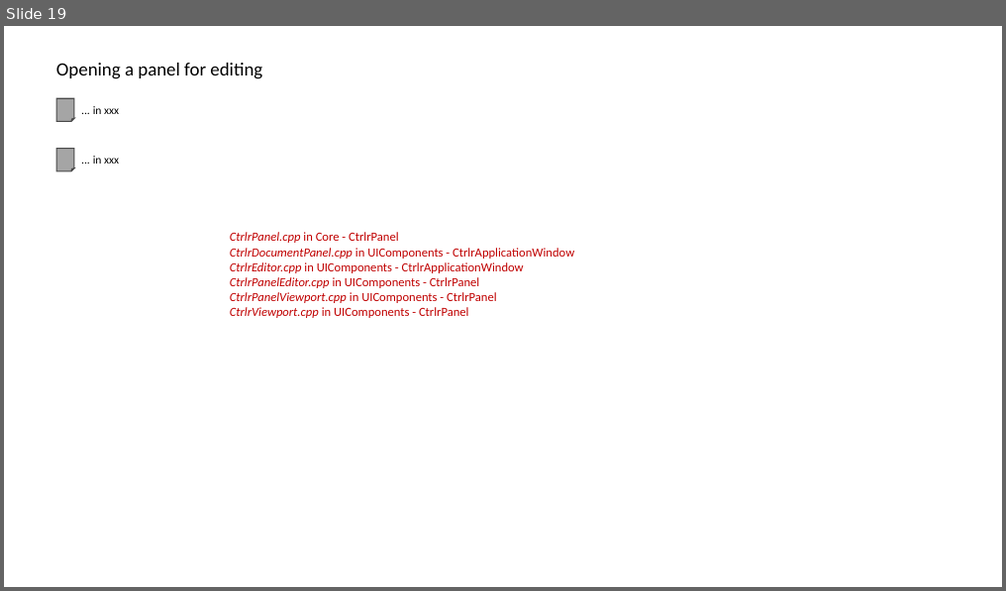
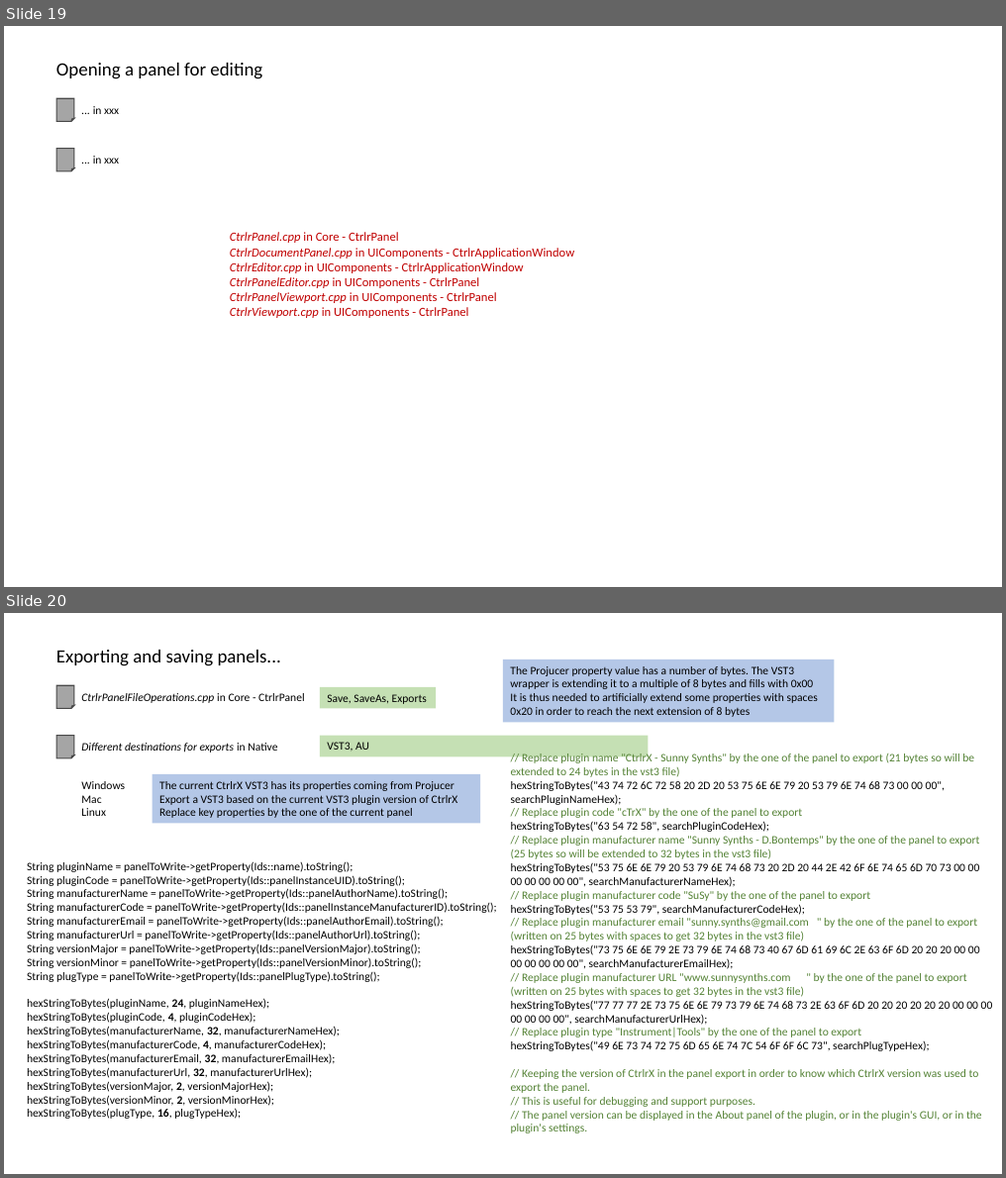
Before and after one commit to dobo365/CtrlrX-SunnySynths, a slide deck: Ctrlr structure.pptx. Shown one above the other, each under a label of ours: slide 19 before the commit, slides 19 and 20 after it. The pictures are 1006x591 and 1006x1178 pixels, drawn with LibreOffice and Linux fonts; fonts in the diff are those of the drawing. Boxes give left, top, right and bottom in pixels: in the first picture for what was removed or moved away, otherwise in the second. Text is boxed around its words. In the diff, an @@ line names an element or a change of style, - is before the commit and + after.

Commit message:
5.6.36.2A VST3 adaptations, Cancelled exports notifications
Dialog boxes for exports replaced by bottom notifications
Failed export messages shown when the user cancels the export replaced by Information notification
Adjusted VST3 export and overwriting with panel properties. Added author email and url
Removed isDirty flag on Panel Save As as a new file is created and the panelFilePath is replaced
Windows binaries

```diff
--- a/Ctrlr structure.pptx
+++ b/Ctrlr structure.pptx
@@ slide 20 added at box(4, 613, 1002, 1174), background #FFFFFF @@
@@ text added at box(56, 650, 281, 666), 18 pt, text #000000 @@
+Exporting and saving panels...
@@ rectangle added at box(503, 660, 835, 722), fill #B4C7E7, 11 pt, text #000000 @@
+The Projucer property value has a number of bytes. The VST3 wrapper is extending it to a multiple of 8 bytes and fills with 0x00
+It is thus needed to artificially extend some properties with spaces 0x20 in order to reach the next extension of 8 bytes
@@ folded corner added at box(56, 685, 73, 709), fill #A5A5A5, outline #484848 1 pt @@
@@ text added at box(81, 693, 305, 703), 11 pt, text #000000, italic @@
+CtrlrPanelFileOperations.cpp in Core - CtrlrPanel
@@ rectangle added at box(320, 687, 436, 709), fill #C5E0B4, 11 pt, text #000000 @@
+Save, SaveAs, Exports
@@ folded corner added at box(56, 736, 73, 759), fill #A5A5A5, outline #484848 1 pt @@
@@ text added at box(81, 743, 277, 753), 11 pt, text #000000, italic @@
+Different destinations for exports in Native
@@ rectangle added at box(320, 736, 648, 758), fill #C5E0B4, 11 pt, text #000000 @@
+VST3, AU
@@ text added at box(511, 752, 993, 1134), 11 pt, text #548235 @@
+// Replace plugin name "CtrlrX - Sunny Synths" by the one of the panel to export (21 bytes so will be extended to 24 bytes in the vst3 file)
+hexStringToBytes("43 74 72 6C 72 58 20 2D 20 53 75 6E 6E 79 20 53 79 6E 74 68 73 00 00 00", searchPluginNameHex);
+// Replace plugin code "cTrX" by the one of the panel to export
+hexStringToBytes("63 54 72 58", searchPluginCodeHex);
+// Replace plugin manufacturer name "Sunny Synths - D.Bontemps" by the one of the panel to export (25 bytes so will be extended to 32 bytes in the vst3 file)
+hexStringToBytes("53 75 6E 6E 79 20 53 79 6E 74 68 73 20 2D 20 44 2E 42 6F 6E 74 65 6D 70 73 00 00 00 00 00 00 00", searchManufacturerNameHex);
+// Replace plugin manufacturer code "SuSy" by the one of the panel to export
+hexStringToBytes("53 75 53 79", searchManufacturerCodeHex);
+// Replace plugin manufacturer email "sunny.synths@gmail.com " by the one of the panel to export (written on 25 bytes with spaces to get 32 bytes in the vst3 file)
+hexStringToBytes("73 75 6E 6E 79 2E 73 79 6E 74 68 73 40 67 6D 61 69 6C 2E 63 6F 6D 20 20 20 00 00 00 00 00 00 00", searchManufacturerEmailHex);
+// Replace plugin manufacturer URL "www.sunnysynths.com " by the one of the panel to export (written on 25 bytes with spaces to get 32 bytes in the vst3 file)
+hexStringToBytes("77 77 77 2E 73 75 6E 6E 79 73 79 6E 74 68 73 2E 63 6F 6D 20 20 20 20 20 20 00 00 00 00 00 00 00", searchManufacturerUrlHex);
+// Replace plugin type "Instrument|Tools" by the one of the panel to export
+hexStringToBytes("49 6E 73 74 72 75 6D 65 6E 74 7C 54 6F 6F 6C 73", searchPlugTypeHex);
+// Keeping the version of CtrlrX in the panel export in order to know which CtrlrX version was used to export the panel.
+// This is useful for debugging and support purposes.
+// The panel version can be displayed in the About panel of the plugin, or in the plugin's GUI, or in the plugin's settings.
@@ text added at box(81, 781, 125, 816), 11 pt, text #000000 @@
+Windows
+Mac
+Linux
@@ rectangle added at box(152, 774, 481, 823), fill #B4C7E7, 11 pt, text #000000 @@
+The current CtrlrX VST3 has its properties coming from Projucer
+Export a VST3 based on the current VST3 plugin version of CtrlrX
+Replace key properties by the one of the current panel
@@ text added at box(27, 861, 496, 1119), 11 pt, text #000000 @@
+String pluginName = panelToWrite->getProperty(Ids::name).toString();
+String pluginCode = panelToWrite->getProperty(Ids::panelInstanceUID).toString();
+String manufacturerName = panelToWrite->getProperty(Ids::panelAuthorName).toString();
+String manufacturerCode = panelToWrite->getProperty(Ids::panelInstanceManufacturerID).toString();
+String manufacturerEmail = panelToWrite->getProperty(Ids::panelAuthorEmail).toString();
+String manufacturerUrl = panelToWrite->getProperty(Ids::panelAuthorUrl).toString();
+String versionMajor = panelToWrite->getProperty(Ids::panelVersionMajor).toString();
+String versionMinor = panelToWrite->getProperty(Ids::panelVersionMinor).toString();
+String plugType = panelToWrite->getProperty(Ids::panelPlugType).toString();
+hexStringToBytes(pluginName, 24, pluginNameHex);
+hexStringToBytes(pluginCode, 4, pluginCodeHex);
+hexStringToBytes(manufacturerName, 32, manufacturerNameHex);
+hexStringToBytes(manufacturerCode, 4, manufacturerCodeHex);
+hexStringToBytes(manufacturerEmail, 32, manufacturerEmailHex);
+hexStringToBytes(manufacturerUrl, 32, manufacturerUrlHex);
+hexStringToBytes(versionMajor, 2, versionMajorHex);
+hexStringToBytes(versionMinor, 2, versionMinorHex);
+hexStringToBytes(plugType, 16, plugTypeHex);
```
Also in this commit, not shown: 32 other files.
